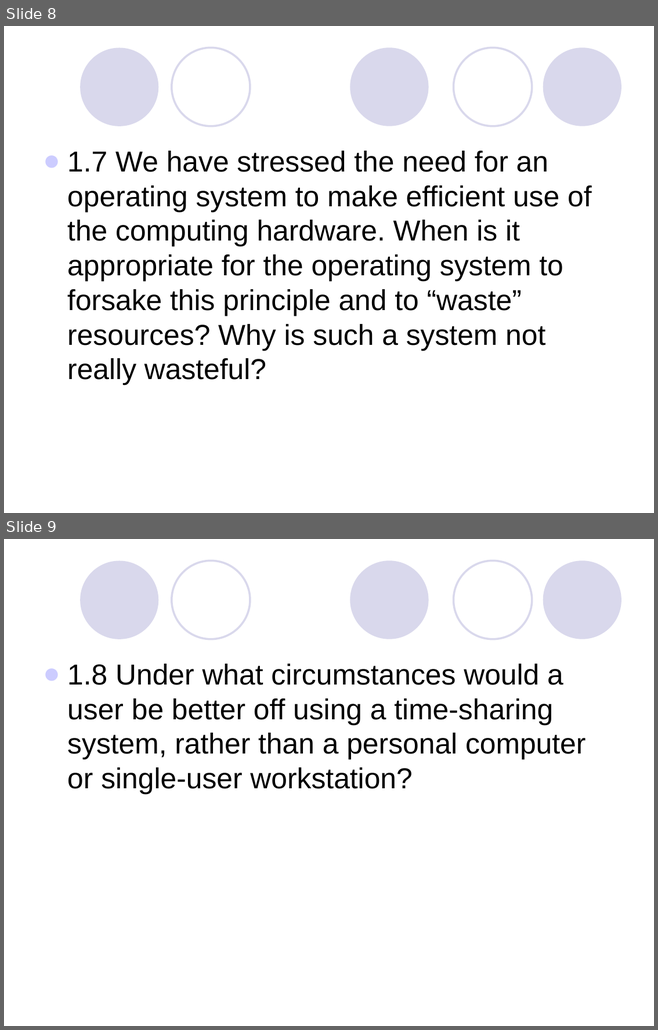
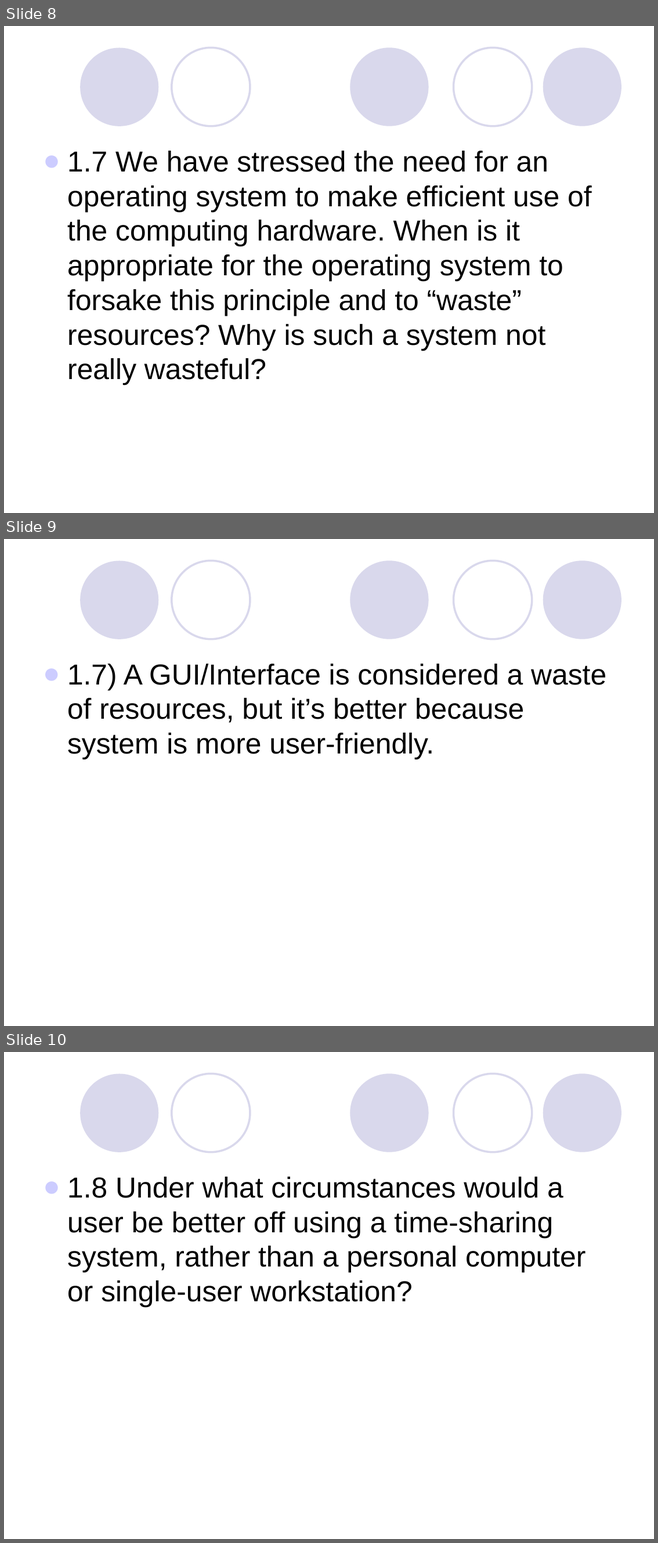
Before and after one commit to martip23/OperatingSystemNotes, a slide deck: Questions/chap1.ppt. Shown one above the other, each under a label of ours: slides 8 and 9 before the commit, slides 8, 9 and 10 after it. The pictures are 658x1030 and 658x1543 pixels, drawn with LibreOffice and Linux fonts; fonts in the diff are those of the drawing. Boxes give left, top, right and bottom in pixels: in the first picture for what was removed or moved away, otherwise in the second. Text is boxed around its words. In the diff, an @@ line names an element or a change of style, - is before the commit and + after.

```diff
--- a/Questions/chap1.ppt
+++ b/Questions/chap1.ppt
@@ slide 9 added at (x1=4, y1=539, x2=654, y2=1026), background #FFFFFF; not listed: 5 template elements that a slide beside it also shows @@
@@ text added at (x1=67, y1=664, x2=606, y2=760), 32 pt, text #000000 @@
+● 1.7) A GUI/Interface is considered a waste of resources, but it’s better because system is more user-friendly.
@@ what was slide 9 is now slide 10 @@
```
Also in this commit, not shown: 3 other slides added, 5 other files.
